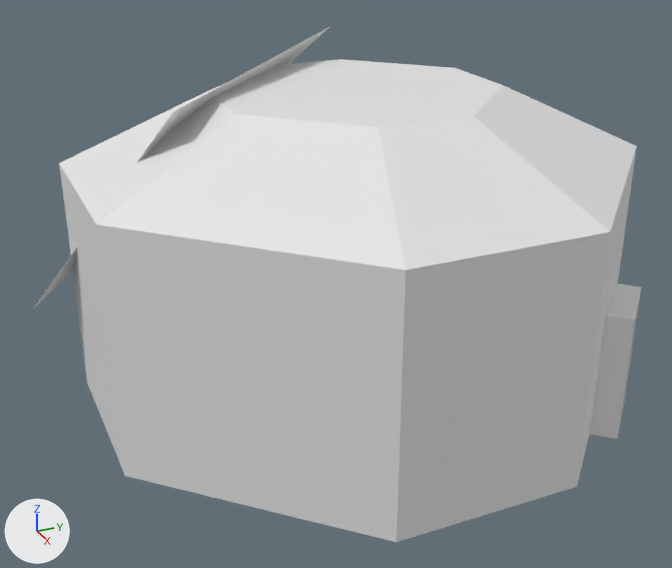
The OBJ model assets/scenes/scene08/map.obj: old version first, new version second.
Rendered twice from a 50 mm camera at (0.4, -63.81, -8.07) aimed at (-13.39, -57.6, -14.97). Every picture has the same lights, and +X, +Y and +Z are marked at lower left. The older version comes first. Where no turn or scale is listed for an object, it has been applied to the vertices.

The first picture shows 'inside_the_deku_tree_08.dmx'.
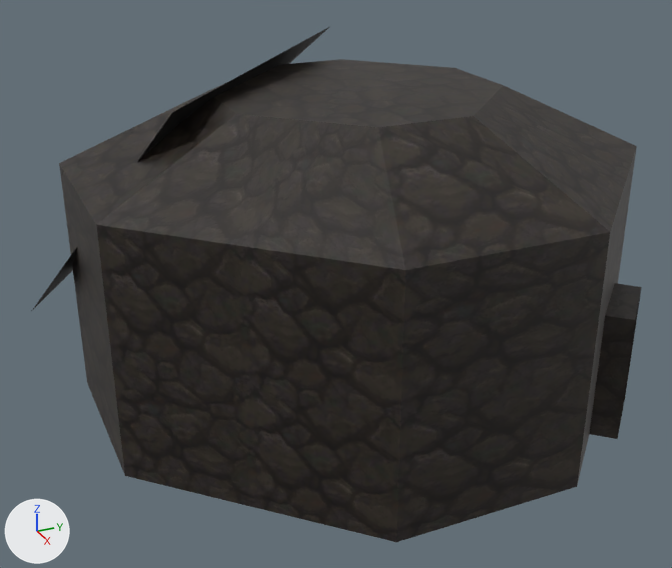
Location of each change, (x1, y1, x2, y2) in pixels of the pictures (672 x 568 px):
'inside_the_deku_tree_08.dmx', surface changed (white to black): (32, 27, 642, 542) in both

The change, as a diff of the scene's bpy script:
```diff
--- a/assets/scenes/scene08/map.obj.py
+++ b/assets/scenes/scene08/map.obj.py
@@ img_dg01_iwa_01_0_png @@
+img_dg01_iwa_01_0_png = load_image('dg01_iwa_01_0.png', '../textures/dg01_iwa_01_0.png', 256, 256, 'sRGB')
@@ img_dg01_kumo_02_a800_png @@
+img_dg01_kumo_02_a800_png = load_image('dg01_kumo_02_a800.png', '../textures/dg01_kumo_02_a800.png', 256, 256, 'sRGB')
@@ mat_dg01_kumo_02_a800 @@
 mat_dg01_kumo_02_a800 = principled_material('dg01_kumo_02_A800')
-mat_dg01_kumo_02_a800.base_color = (0.8, 0.8, 0.8)  # white #e7e7e7
+mat_dg01_kumo_02_a800.texture = img_dg01_kumo_02_a800_png
@@ mat_dg01_iwa_01_0 @@
 mat_dg01_iwa_01_0 = principled_material('dg01_iwa_01_0')
-mat_dg01_iwa_01_0.base_color = (0.8, 0.8, 0.8)  # white #e7e7e7
+mat_dg01_iwa_01_0.texture = img_dg01_iwa_01_0_png
```
